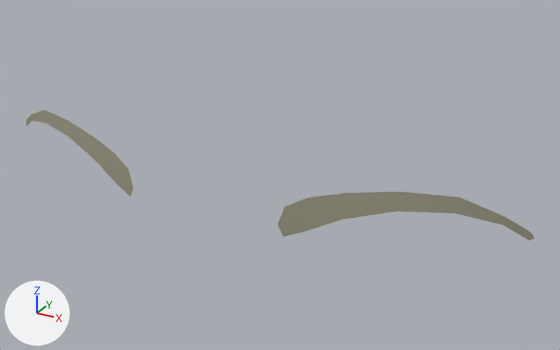
Two versions of the glTF model assets/models/eyebrows_style-2-blonde.glb, one commit apart.
The view is the same before and after, from a camera (50 mm lens) standing at (0.175, -0.461, 0.822) and looking at (0.023, -0.185, 0.684). Every picture has the same lights, and +X, +Y and +Z are marked at lower left.

In view in the first picture: 'retopo_eyebrows'.
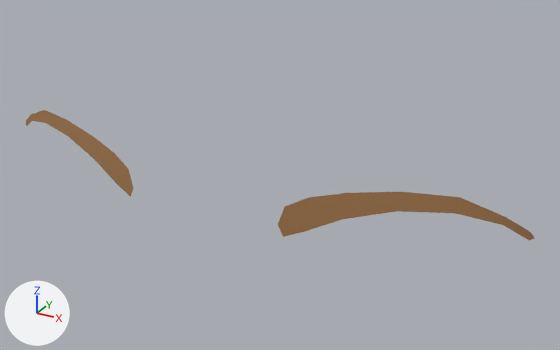
Patch to the scene script:
```diff
--- a/assets/models/eyebrows_style-2-blonde.glb.py
+++ b/assets/models/eyebrows_style-2-blonde.glb.py
@@ img_eyebrows_diffuse_128 @@
+img_eyebrows_diffuse_128 = load_image('eyebrows_diffuse_128', '_unpacked/eyebrows_diffuse_128', 128, 128, 'sRGB')
@@ mat_eyebrows_colorize @@
+mat_eyebrows_colorize = bpy.data.materials.new('eyebrows_colorize')
+# colours: orange #d6a06a
+# uses the picture img_eyebrows_diffuse_128
@@ me_plane_101 @@
 me_plane_101.from_pydata(...)  # 42 vertices, 48 faces; spans x -0.133..0.133, y -0.213..-0.183, z 0.671..0.696
-me_plane_101.materials.append(mat_eyebrows_blonde)  # grey #9c9985
+me_plane_101.materials.append(mat_eyebrows_colorize)
```

Location of each change, [x1, y1, x2, y2] in pixels of the pictures (560 x 350 px):
'retopo_eyebrows', recoloured (grey to brown): [26, 110, 535, 240] in both
